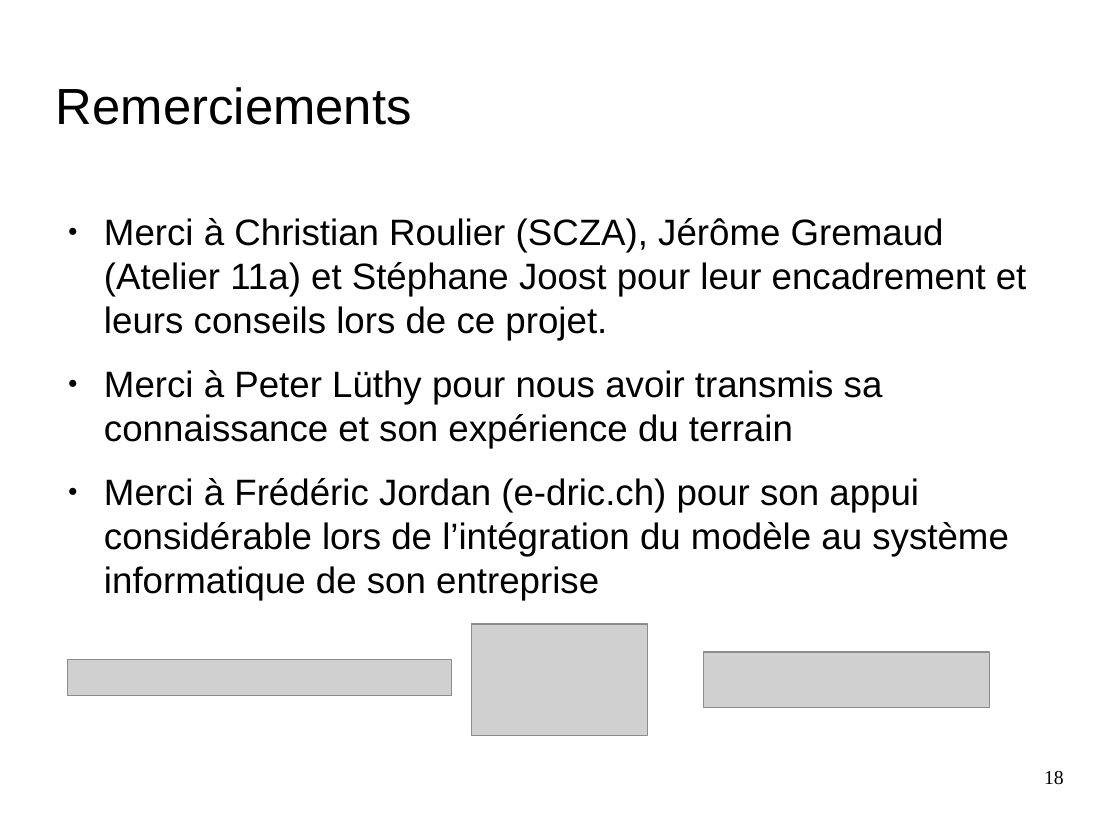
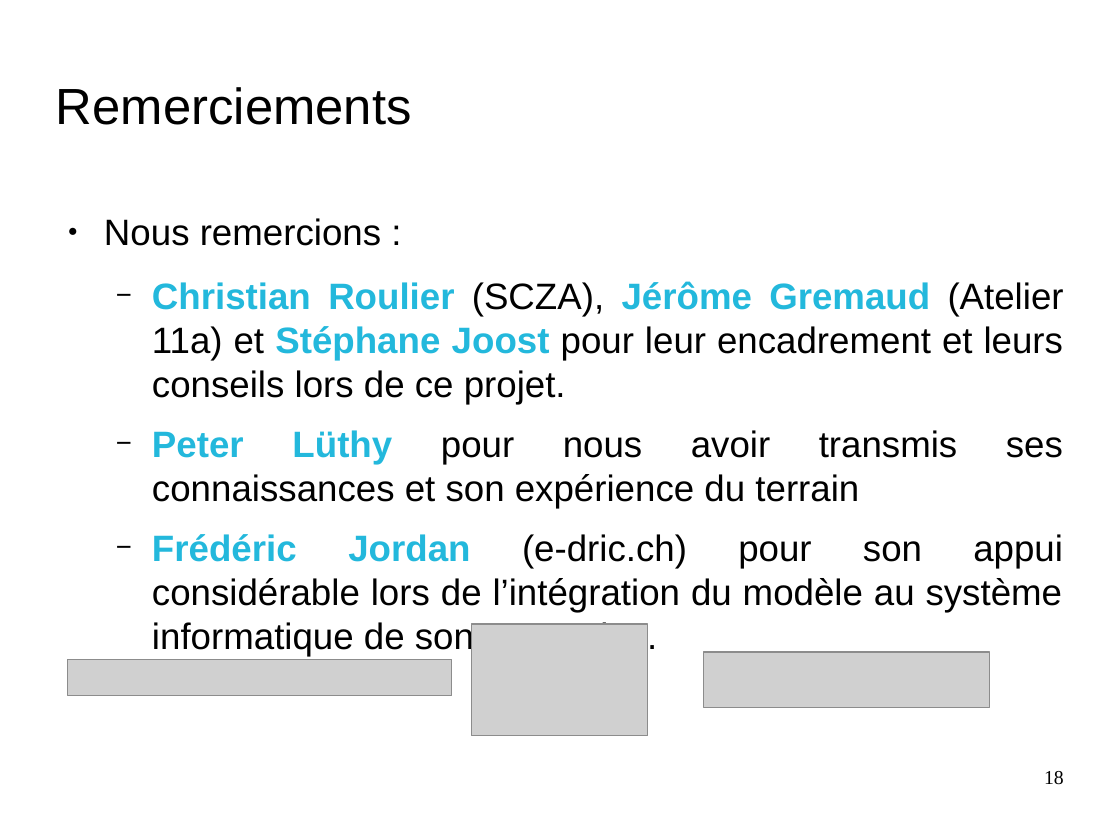
Before and after one commit to nesta7/designProject, a slide deck: slide 18 of Poster_Presentation/presentation_final_demoustication.odp. Drawn at 1120x840 pixels with LibreOffice and Linux fonts; fonts in the diff are those of the drawing; grey boxes stand for pictures; background and template pictures are left out. Boxes give left, top, right and bottom in pixels: in the first picture for what was removed or moved away, otherwise in the second. Text is boxed around its words. In the diff, an @@ line names an element or a change of style, - is before the commit and + after.

```diff
--- a/Poster_Presentation/presentation_final_demoustication.odp
+++ b/Poster_Presentation/presentation_final_demoustication.odp
@@ text at box(104, 218, 1064, 612): text changed @@
-● Merci à Christian Roulier (SCZA), Jérôme Gremaud (Atelier 11a) et Stéphane Joost pour leur encadrement et leurs conseils lors de ce projet.
-● Merci à Peter Lüthy pour nous avoir transmis sa connaissance et son expérience du terrain
-● Merci à Frédéric Jordan (e-dric.ch) pour son appui considérable lors de l’intégration du modèle au système informatique de son entreprise
+● Nous remercions :
+  − Christian Roulier (SCZA), Jérôme Gremaud (Atelier 11a) et Stéphane Joost pour leur encadrement et leurs conseils lors de ce projet.
+  − Peter Lüthy pour nous avoir transmis ses connaissances et son expérience du terrain
+  − Frédéric Jordan (e-dric.ch) pour son appui considérable lors de l’intégration du modèle au système informatique de son entreprise.
```
Also in this commit, not shown: 12 other slides changed, 3 slides added, 3 slides removed, 2 other files.
